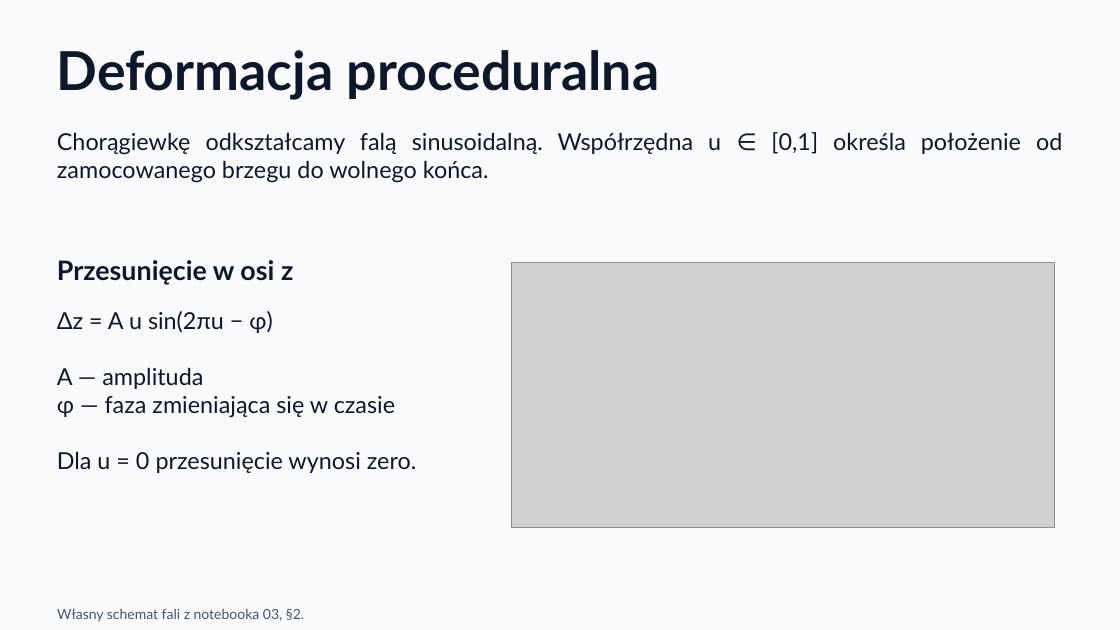
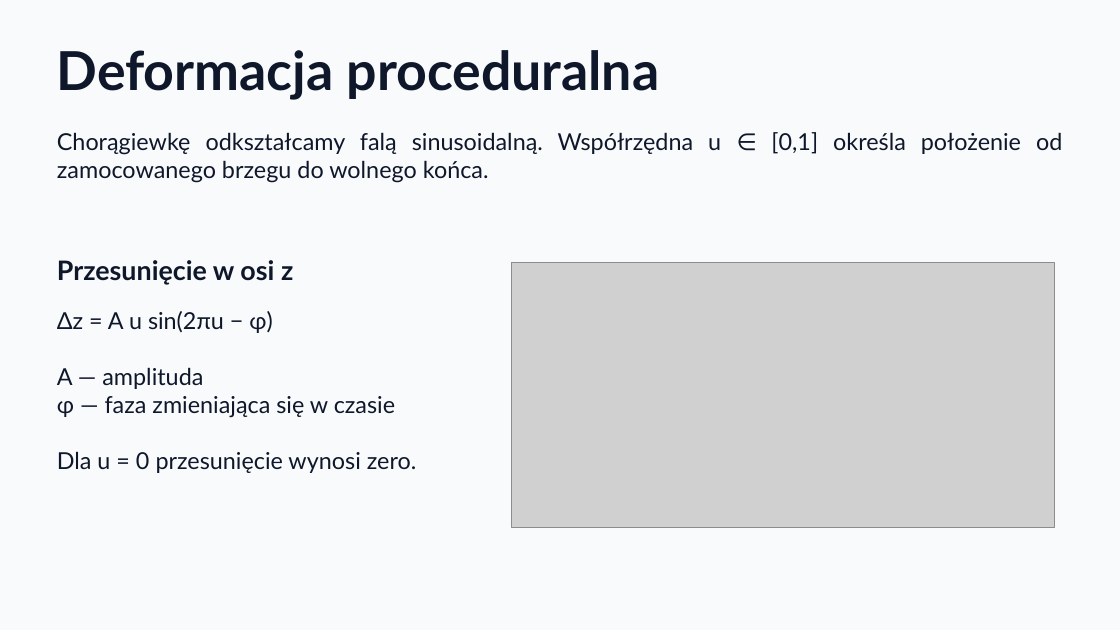
Before and after one commit to KajetanOzog/lab_6, a slide deck: slide 44 of prezentacja.pptx. Drawn at 1120x630 pixels with LibreOffice and Linux fonts; fonts in the diff are those of the drawing; grey boxes stand for pictures. Boxes give left, top, right and bottom in pixels: in the first picture for what was removed or moved away, otherwise in the second. Text is boxed around its words. In the diff, an @@ line names an element or a change of style, - is before the commit and + after.

```diff
--- a/prezentacja.pptx
+++ b/prezentacja.pptx
@@ text removed at bbox=[57, 608, 304, 622] @@
-Własny schemat fali z notebooka 03, §2.
```
Also in this commit, not shown: 15 other slides changed, 2 other files.
